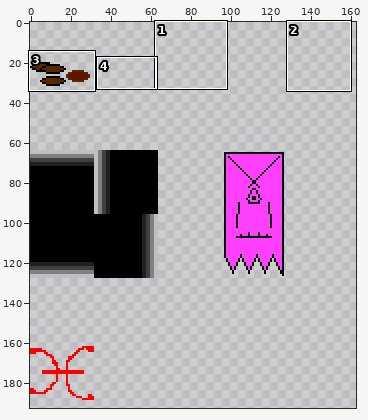
Sprite sheet: background/images/bg_aesthetics.png. Above: a wide view before the commit, with the close-up outlined.
Close-up. Before:
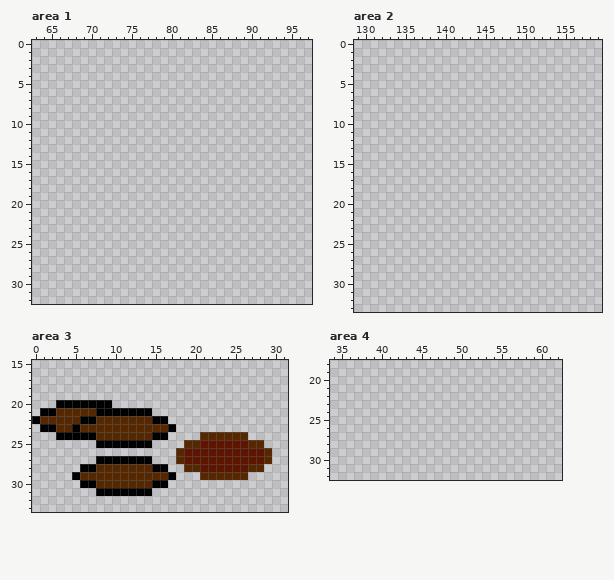
The file is 512x512 pixels. Pixels under 10% opacity are left out. Shown: area 1: x 63..97, y 0..32; area 2: x 129..159, y 0..33; area 3: x 0..31, y 15..33; area 4: x 34..62, y 18..32. The wide view leaves out empty margins. The commit also changed other parts of the picture, which this record leaves out.
After:
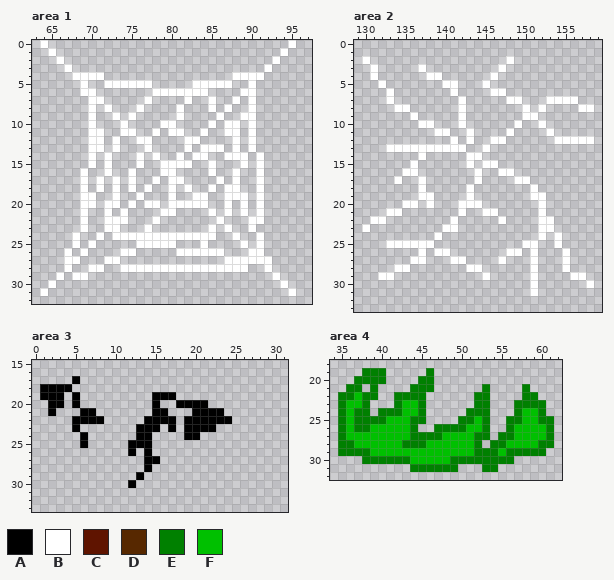
Palette (. is transparent): A #000000  B #ffffff  C #5f1400  D #572800  E #008000  F #00c000
What changed:
Changed rows in their new state; - is an unchanged pixel.
Area 1:
first column x 64:
 0 B------------------------------B
 1 -B----------------------------B-
 2 --B--------------------------B--
 3 ---B------------------------B---
 4 ----BBBB----------------BBBB----
 5 -----B--BBBBBB-----BBBBB--B-----
 6 -----BB-------BBBBBBB----BB-----
 7 ------BB-----B----B--B--B-B-----
 8 ------B-B---B----B---B-B--B-----
 9 ------B--B-B-----B----B--BB-----
10 ------B---B----BB----B-BB-B-----
11 ------BB--BB--B-BB--B--BB-B-----
12 ------BB-B--BB----BB----B-B-----
13 ------BB-B---B----B-BBB-B-B-----
14 ------B-B---B-B--B-BB--BBB-B----
15 ------B-B---B--BBBB--B---B-B----
16 -----B--B--B---BB----B--B--B----
17 -----B-B-B-B--B-BB----B-B--B----
18 -----B-B-B-B-B--B-B--B-BB--B----
19 -----BB--B--B---B--BB--BBB-B----
20 -----BB-BB-B-BB-BBBBB--B-B-B----
21 -----B--B-B----BB----B-B-B-B----
22 -----B--BBB---B-------B---BB----
23 -----B--BB---B-------B-B--B-----
24 ----B--B-BBBBBBBBBBBBB--B--B----
25 ----B-B-----BBBBB---B----B-B----
26 ---B-B----BB-----BBBBBB---BB----
27 ---BB---BB-------------BBBBBB---
28 ---B--BB--BBBBBBBBBBBBBBBB--B---
29 --B-BB-----------------------B--
30 -B----------------------------B-
31 B------------------------------B
Area 2:
first column x 130:
 2 B-----------------B----------
 3 -B-----B---------B-----------
 4 -B------BB------B------------
 5 --B-------BB---B-------------
 6 ---B-------B----BB-----------
 7 ---B--------B-----BB---BBBB--
 8 ----BB------B-------B-B----BB
 9 ------B-----B-------BB-------
10 -------BB---B------B--B------
11 ---------BB--B----B----B-----
12 -----------B-B--BB------BBBBB
13 ---BBBBBBBBBB--B-------------
14 -------B-----BB--------------
15 ------B------B-BB------------
16 -----BB-------B--BB----------
17 ----B--B------B----BB--------
18 -------B-----B-------B-------
19 -------BB----B-------BB------
20 -----BB-B---BBB-------B------
21 ---BB-------B--BB-----B------
22 -BB--------B-----B----BB-----
23 B---------BB----------BB-----
24 ---------B------------B-B----
25 ---BBBBBB-----------BB--B----
26 -------B-BB-------BB-B---B---
27 ------BB---BB----B---B---B---
28 ----BB-------BB------B---B---
29 --BB-----------B-----B----BB-
30 ---------------------B------B
31 ---------------------B-------
Area 3:
first column x 0:
17 -----A------------------------
18 -AAAA-------------------------
19 -AAA-A---------AAA------------
20 --A-.-....-----A--AAAA--------
21 -.-...AA.......AA---AAAA------
22 .....A--A.....A--A-AAAAAA-----
23 -....-.......AAA.--AAAA-------
24 ---...-......AA..--AA......---
25 ------A-....-------..........-
26 ------------A-A---............
27 --------......-A--............
28 ------........A..--..........-
29 -----........A....---......---
30 ------......A....-------------
31 --------.......---------------
Area 4:
first column x 35:
19 ---EEE-----E---------------
20 --EEEE----EE---------------
21 -EE-E----EEE------E----E---
22 EEFEE--EEEE------EE----EE--
23 EFFE---EFFE------EE---EEEE-
24 EFEE-EEEFFE-----EEE---EFFE-
25 EFEEEEFFFEE----EEFE--EEFFEE
26 EFEEFFFFFE--EEEEFFE--EFFFFE
27 EFFFFFFFFEEEEFFFFEE-EEFFFFE
28 EEFFFFFFEEEFFFFFFE-EEFFFFEE
29 EEEEFFFFFFFFFFFFFEEEFEEEEE-
30 ---EEEEEEFFFFFEEEEEEEE-----
31 ---------EEEEEE---EE-------
Changed places in both close-ups, as pixel boxes (x1, y1, x2, y2):
added: (40, 40, 296, 296)
added: (362, 56, 594, 296)
changed: (32, 376, 272, 496)
added: (338, 368, 554, 472)
